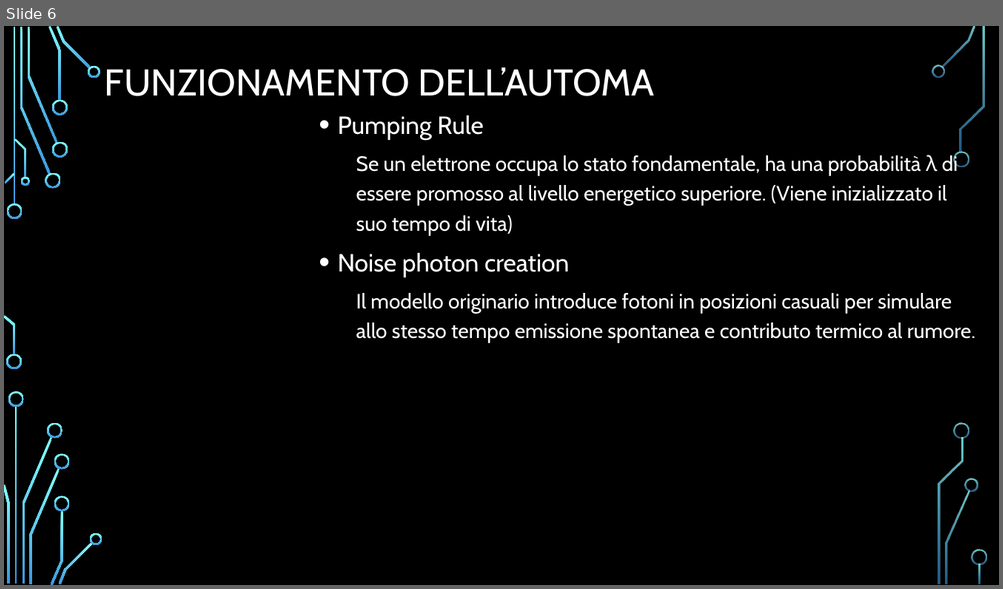
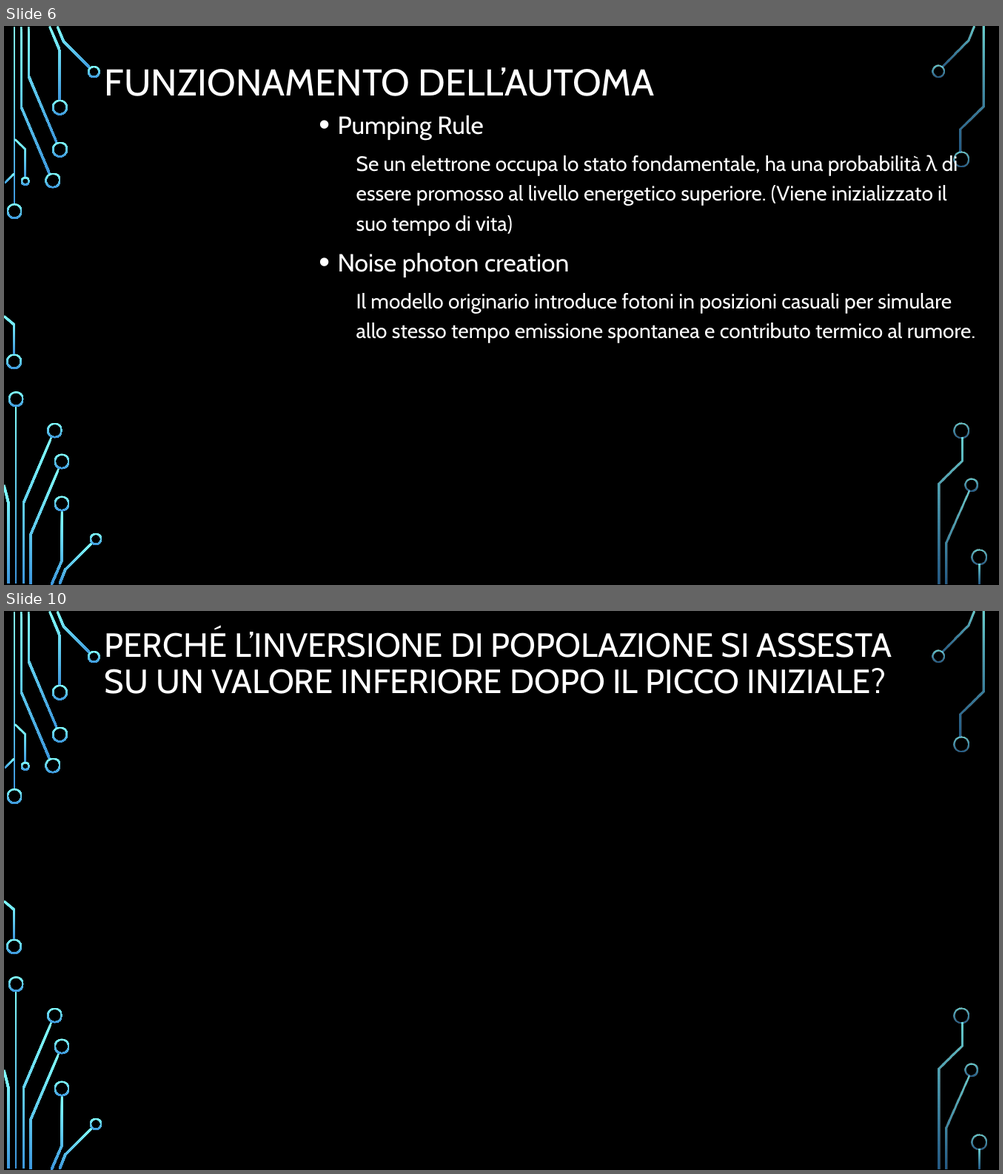
Before and after one commit to Frank01001/LASER-Dynamics-Simulation, a slide deck: Presentation/PresentazioneDispositivi.pptx. Shown one above the other, each under a label of ours: slide 6 before the commit, slides 6 and 10 after it; the slides between them are not shown. The pictures are 1003x589 and 1003x1174 pixels, drawn with LibreOffice and Linux fonts; fonts in the diff are those of the drawing; background and template pictures are left out. Boxes give left, top, right and bottom in pixels: in the first picture for what was removed or moved away, otherwise in the second. Text is boxed around its words. In the diff, an @@ line names an element or a change of style, - is before the commit and + after.

```diff
--- a/Presentation/PresentazioneDispositivi.pptx
+++ b/Presentation/PresentazioneDispositivi.pptx
@@ slide 10 added at (4,611,999,1170), background picture (left out); not listed: 36 template elements that a slide beside it also shows @@
@@ title added at (105,628,891,694), 32.4 pt, text #FFFFFF @@
+PERCHÉ L’INVERSIONE DI POPOLAZIONE SI ASSESTA SU UN VALORE INFERIORE DOPO IL PICCO INIZIALE?
```
Also in this commit, not shown: 1 slide changed, 4 other slides added, 3 slides removed, 2 other files.
